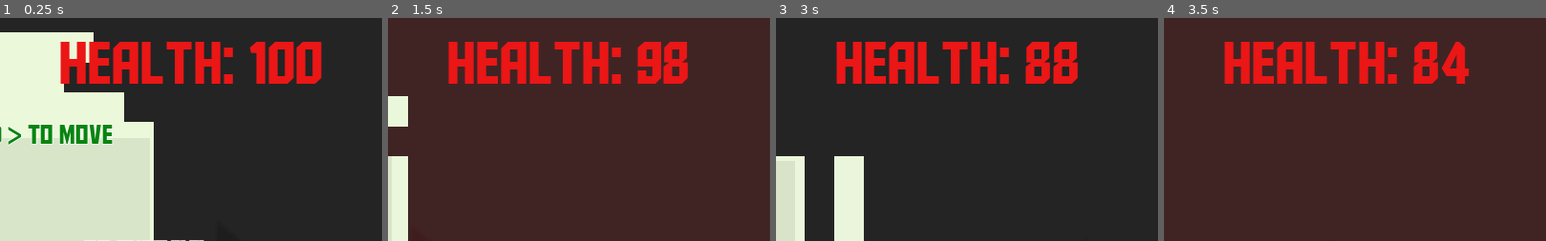
Above: before the commit, frames 1-4 (left to right).
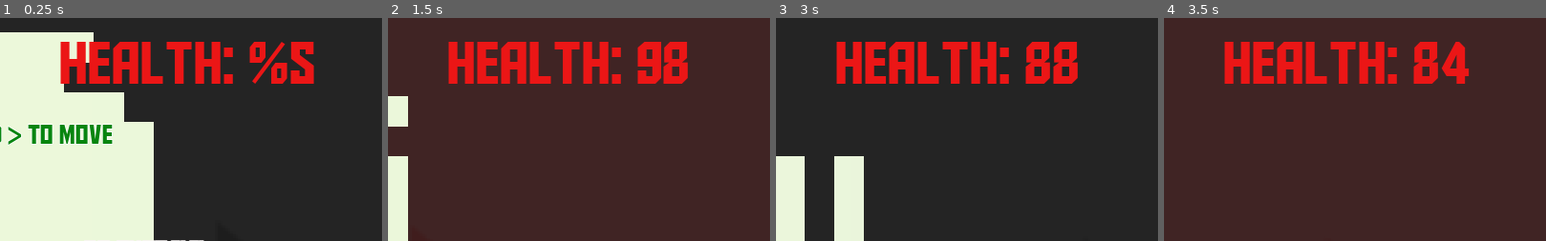
Above: after the commit, the same moments.

Repository: glitchcore/comfort
Game: Godot game, scene res://Scenes/BaseLevel.tscn
Two runs of this game, one before a commit and one after it. Both use one fixed random seed, a clock stepped at 60 frames per second and the inputs below.
Inputs:
- Up to frame 1 (0.25 s): no input
- Up to frame 2 (1.5 s): tap Space (jump) at 0.5, 0.77, 1.25 s; hold Right (ui_right) from 0.53 s (still down)
- Up to frame 3 (3 s): tap Space (jump) at 1.52, 2, 2.75 s; release Right (ui_right) at 2.03 s; hold Left (ui_left) 2.03-2.78 s; hold Right (ui_right) from 2.78 s (still down)
- Up to frame 4 (3.5 s): keep holding Right (ui_right); tap Space (jump) at 3.02 s
The pictures show only the part of the screen within x 50-100%, y 0-50%; the shares and areas given below are measured in that part.

The runs differ from the first frame. In frame 1, 2.1% of the frame differs, in the area x 65-85%, y 10-30%; in frame 2, less than 0.1%; in frame 3, less than 0.1%; in frame 4, nothing differs.

Commit message:
Grand Refactor

Diff:
--- a/Actors/Enemy.gd
+++ b/Actors/Enemy.gd
@@ -1,47 +1,44 @@
 extends KinematicBody2D
+
+signal enemy_collide
 
 const ENEMY_WALLS = 3 # from 2D physics settings
 
-const DAMAGE_LEVEL = 50
-onready var player_data = get_node("/root/BaseLevel/PlayerData")
+onready var store = get_node("/root/BaseLevel/Store")
 onready var player = get_node("/root/BaseLevel/Player")
 
 export var speed = 500
 export var comfort_speed = 100
 var direction = 1
 export var gravity = 100
-var out_of_comfort = false
 
 func _ready() -> void:
-	player.connect("is_comfort", self, "_on_Player_is_comfort")
-	pass # Replace with function body.
+	store.connect("update_comfort", self, "_on_UpdateComfort")
+	var _r = connect("enemy_collide", store, "on_EnemyCollide")
 
 # Called every frame. 'delta' is the elapsed time since the previous frame.
 func _process(_delta: float) -> void:
 	if Time.get_ticks_msec() < 1000:
 		return
 
-	if out_of_comfort:
+	if not store.in_comfort_zone:
 		direction = (player.position - self.position).normalized().x
 	else:
 		if is_on_wall():
 			direction *= -1
 
 	var _velocity = move_and_slide(Vector2(
-		(speed if out_of_comfort else comfort_speed) * direction,
+		(comfort_speed if store.in_comfort_zone else speed) * direction,
 		gravity
 	), Vector2.UP)
 
 func _on_Area2D_body_entered(body: Node) -> void:
 	if body.name == "Player":
-		if out_of_comfort:
-			player_data.take_damage(DAMAGE_LEVEL)
+		emit_signal("enemy_collide")
 		queue_free()
 
-func _on_Player_is_comfort(value) -> void:
-	out_of_comfort = not value
-
-	if value:
+func _on_UpdateComfort(comfort):
+	if comfort:
 		self.z_index = 0
 		# set_collision_mask_bit(ENEMY_WALLS, true)
 	else:
--- a/Actors/MainCamera.gd
+++ b/Actors/MainCamera.gd
@@ -27,9 +27,6 @@
 func _on_ShakeTimer_timeout() -> void:
 	set_shake(false)
 
-func _on_Player_stomped() -> void:
-	set_shake(true)
-
 func set_shake(value):
 	shake = value
 	offset = Vector2.ZERO
--- a/Actors/Player.gd
+++ b/Actors/Player.gd
@@ -1,4 +1,6 @@
 extends KinematicBody2D
+
+signal update_comfort(value)
 
 var velocity = Vector2.ZERO
 export var speed = 1000
@@ -8,24 +10,22 @@
 export var jump_amount = 2000
 export var acceleration = 8000
 
-var player_alive = true
 var start_game = Vector2(241, -2397)
 
-onready var player_data = get_node("/root/BaseLevel/PlayerData")
-onready var space = get_node("/root/BaseLevel/Space")
+onready var store = get_node("/root/BaseLevel/Store")
 
 func _ready() -> void:
-	pass
+	store.connect("portal_to_game", self, "_on_PortalToGame")
+	store.connect("killed", self, "_on_Killed")
+	store.connect("update_comfort", self, "_on_Player_comfort")
+	var _r = connect("update_comfort", store, "_on_UpdateComfort")
 
 var slide_direction = Vector2(1, 0)
 var gravity_direction = Vector2(0, 1)
 
-signal stomped
-signal is_comfort(value)
-
 func calculate_ui_movement(delta: float):
 	var input = Input.get_axis("ui_left", "ui_right")
-	input *= comfort_speed if player_data.in_comfort_zone else speed
+	input *= comfort_speed if store.in_comfort_zone else speed
 
 	var slide_amount = 0
 	if abs(slide_direction.x) > abs(slide_direction.y):
@@ -48,9 +48,8 @@
 		if abs(gravity_direction.y) > 0:
 			velocity.y = 0
 
-
 func _physics_process(delta: float) -> void:
-	if not player_alive:
+	if not store.player_alive:
 		return
 
 	calculate_ui_movement(delta)
@@ -72,39 +71,26 @@
 	var dv = (prev_velocity - velocity).length()
 
 	if dv > gravity * delta * 2:
-		emit_signal("stomped")
+		$MainCamera.set_shake(true)
 
+func _on_Player_comfort(comfort):
+	if comfort:
+		$ComfortMusic.volume_db = 0
+		$NonComfortMusic.volume_db = -80
+	else:
+		$ComfortMusic.volume_db = -80
+		$NonComfortMusic.volume_db = 0
 
-func _on_Area2D_body_entered(_body: Node) -> void:
-	if not player_alive:
-		return
-	player_data.in_comfort_zone = false
-	$ComfortMusic.volume_db = -80
-	$NonComfortMusic.volume_db = 0
-	emit_signal("is_comfort", player_data.in_comfort_zone)
+func _on_Space_entered(_body: Node) -> void:
+	emit_signal("update_comfort", false)
 
-func _on_Area2D_body_exited(_body: Node) -> void:
-	if not player_alive:
-		return
+func _on_Space_exited(_body: Node) -> void:
+	emit_signal("update_comfort", true)
 
-	player_data.in_comfort_zone = true
-	$ComfortMusic.volume_db = 0
-	$NonComfortMusic.volume_db = -80
-	emit_signal("is_comfort", player_data.in_comfort_zone)
-
-
-func _on_StartArea_body_exited(_body: Node) -> void:
-	print("go out comfort")
-	#pass
-
-
-func _on_PlayerData_killed() -> void:
+func _on_Killed() -> void:
 	$ComfortMusic.volume_db = -80
 	$NonComfortMusic.volume_db = 10
-	player_alive = false
-	space.visible = false
 
-
-func _on_PortalToGame_body_entered(_body: Node) -> void:
-	print("AAAAAAAAAAAAAAAAA")
+func _on_PortalToGame() -> void:
+	print("player going to game")
 	position = start_game
--- a/Actors/Player.tscn
+++ b/Actors/Player.tscn
@@ -2,7 +2,7 @@
 
 [ext_resource path="res://Actors/Player.gd" type="Script" id=1]
 [ext_resource path="res://Actors/MainCamera.gd" type="Script" id=2]
-[ext_resource path="res://Autoload/PlayerData.tscn" type="PackedScene" id=3]
+[ext_resource path="res://Autoload/Store.tscn" type="PackedScene" id=3]
 [ext_resource path="res://Assets/audio/comfort.mp3" type="AudioStream" id=4]
 [ext_resource path="res://Assets/audio/noncomfort.mp3" type="AudioStream" id=5]
 [ext_resource path="res://Assets/svg_sources/player_simple.png" type="Texture" id=6]
@@ -166,7 +166,6 @@
 anims/RESET = SubResource( 6 )
 anims/player_walk = SubResource( 7 )
 
-[connection signal="stomped" from="." to="MainCamera" method="_on_Player_stomped"]
 [connection signal="timeout" from="MainCamera/ShakeTimer" to="MainCamera" method="_on_ShakeTimer_timeout"]
-[connection signal="body_entered" from="SpaceCollision" to="." method="_on_Area2D_body_entered"]
-[connection signal="body_exited" from="SpaceCollision" to="." method="_on_Area2D_body_exited"]
+[connection signal="body_entered" from="SpaceCollision" to="." method="_on_Space_entered"]
+[connection signal="body_exited" from="SpaceCollision" to="." method="_on_Space_exited"]
--- a/Actors/Space.gd
+++ b/Actors/Space.gd
@@ -1,6 +1,7 @@
 extends TileMap
 onready var detector = get_node("/root/BaseLevel/SpaceDetector")
 onready var space_wall = get_node("/root/BaseLevel/SpaceWall")
+onready var store = get_node("/root/BaseLevel/Store")
 
 const SIZE = [160, 100]
 const UPDATE_SIZE = 20
@@ -8,6 +9,17 @@
 
 var comfort_amount = 0
 var target_comfort_amount = 0
+
+func _ready() -> void:
+	randomize()
+	noise.period = 1
+	noise.seed = randi()
+
+	for x in range(SIZE[0]):
+		for y in range(SIZE[1]):
+			self.set_cell(x, -y, 0)
+
+	store.connect("killed", self, "_on_Killed")
 
 func create_state():
 	var res = []
@@ -77,15 +89,6 @@
 				space_wall.set_cell(x, -y, 0)
 				self.set_cell(x, -y, -1)
 
-func _ready() -> void:
-	randomize()
-	noise.period = 1
-	noise.seed = randi()
-
-	for x in range(SIZE[0]):
-		for y in range(SIZE[1]):
-			self.set_cell(x, -y, 0)
-
 var target_space_size = space_size
 const SPACE_STEP = 2
 const SPACE_MIN = 4
@@ -97,7 +100,7 @@
 	self.material.set_shader_param("time", Time.get_ticks_msec() / 1000.0)
 	comfort_amount = move_toward(
 		comfort_amount,
-		target_comfort_amount,
+		1.0 if store.in_comfort_zone else 0.0,
 		delta * 8
 	)
 	self.material.set_shader_param("comfort_amount", comfort_amount)
@@ -126,6 +129,5 @@
 
 	display_state(detector_position)
 
-
-func _on_Player_is_comfort(value) -> void:
-	target_comfort_amount = 1.0 if value else 0.0
+func _on_Killed():
+	self.visible = false
--- a/Actors/SpaceDetector.gd
+++ b/Actors/SpaceDetector.gd
@@ -3,12 +3,7 @@
 onready var player = get_node("/root/BaseLevel/Player")
 export var speed = 0.5
 
-# Called when the node enters the scene tree for the first time.
-func _ready() -> void:
-	pass # Replace with function body.
-
 # Called every frame. 'delta' is the elapsed time since the previous frame.
 func _process(delta: float) -> void:
 	var move_direction = (player.position - self.position)
-
 	var _velocity = move_and_collide(move_direction * speed * delta)
--- a/Autoload/PlayerData.gd
+++ b/Autoload/Store.gd
@@ -1,16 +1,17 @@
 extends Node
 
-#signal health_change
-
-signal damaged(by)
-signal killed()
+signal update_hp(value)
+signal update_comfort(value)
+signal killed
+signal portal_to_game
 
 const HP_MAX = 100
 const BAD_ZONE_DAMAGE = 2
 const GOOD_ZONE_DAMAGE = -1
+const ENEMY_DAMAGE_LEVEL = 50
 var hp = HP_MAX setget set_health
 var in_comfort_zone = true
-
+var player_alive = true
 
 func calculate_hp():
 	if in_comfort_zone:
@@ -21,31 +22,47 @@
 func reset() -> void:
 	hp = HP_MAX
 	in_comfort_zone = true
+	player_alive = true
 
 func _physics_process(_delta: float) -> void:
-	#calculate_hp(delta)
 	pass
 
 func set_health(value: float):
 	hp = value
-	#in_comfort_zone = true
-
 
 func take_damage(impact: int):
+	if not player_alive:
+		return
+
 	var damage = int(HP_MAX * impact / 100.0)
 	var prev_hp = hp
 	hp -= damage
 	hp = clamp(hp, 0, HP_MAX)
 
 	if prev_hp != hp:
-		# for damage animation
-		emit_signal("damaged")
-		pass
+		emit_signal("update_hp", hp)
 
 	if hp <= 0:
 		# for killed animation
 		emit_signal("killed")
-
+		player_alive = false
 
 func _on_Timer_timeout() -> void:
 	calculate_hp()
+
+func _on_UpdateComfort(comfort):
+	if not player_alive:
+		return
+
+	in_comfort_zone = comfort
+	emit_signal("update_comfort", comfort)
+
+func on_EnemyCollide():
+	if not in_comfort_zone:
+		take_damage(ENEMY_DAMAGE_LEVEL)
+
+func _on_PortalToGame_body_entered(_body) -> void:
+	emit_signal("portal_to_game")
+
+func _on_StartArea_body_exited(_body) -> void:
+	pass # Replace with function body.
--- a/Autoload/PlayerData.tscn
+++ b/Autoload/Store.tscn
@@ -1,8 +1,8 @@
 [gd_scene load_steps=2 format=2]
 
-[ext_resource path="res://Autoload/PlayerData.gd" type="Script" id=1]
+[ext_resource path="res://Autoload/Store.gd" type="Script" id=1]
 
-[node name="PlayerData" type="Node"]
+[node name="Store" type="Node"]
 script = ExtResource( 1 )
 
 [node name="Timer" type="Timer" parent="."]
--- a/Scenes/BaseLevel.tscn
+++ b/Scenes/BaseLevel.tscn
@@ -6,7 +6,7 @@
 [ext_resource path="res://Actors/Space.tscn" type="PackedScene" id=5]
 [ext_resource path="res://UserInterface/GameData.tscn" type="PackedScene" id=6]
 [ext_resource path="res://Actors/Enemy.tscn" type="PackedScene" id=7]
-[ext_resource path="res://Autoload/PlayerData.tscn" type="PackedScene" id=8]
+[ext_resource path="res://Autoload/Store.tscn" type="PackedScene" id=8]
 [ext_resource path="res://Assets/BaseTilemap.tres" type="TileSet" id=9]
 [ext_resource path="res://Assets/ground2.png" type="Texture" id=10]
 [ext_resource path="res://Scenes/Portal2D.tscn" type="PackedScene" id=11]
@@ -83,6 +83,8 @@
 
 [node name="BaseLevel" type="Node2D"]
 
+[node name="Store" parent="." instance=ExtResource( 8 )]
+
 [node name="ui" type="CanvasLayer" parent="."]
 
 [node name="Control" parent="ui" instance=ExtResource( 12 )]
@@ -225,6 +227,7 @@
 position = Vector2( -5, 8 )
 
 [node name="SpaceWall" type="TileMap" parent="."]
+visible = false
 modulate = Color( 1, 1, 1, 0.298039 )
 position = Vector2( -132.75, -946 )
 tile_set = ExtResource( 9 )
@@ -232,8 +235,6 @@
 collision_layer = 8
 collision_mask = 0
 format = 1
-
-[node name="PlayerData" parent="." instance=ExtResource( 8 )]
 
 [node name="EnemyWalls" type="TileMap" parent="."]
 modulate = Color( 1, 0, 0, 1 )
@@ -246,6 +247,7 @@
 tile_data = PoolIntArray( -5570553, 0, 0, -5570487, 0, 0, -5504916, 0, 0, -4849617, 0, 0, -4587395, 0, 0, -3604451, 0,  …(239 unchanged characters)…
 
 [node name="SpaceDetector" parent="." instance=ExtResource( 3 )]
+visible = false
 modulate = Color( 0.423529, 0.109804, 0.109804, 1 )
 position = Vector2( 507, -1409 )
 
@@ -438,8 +440,5 @@
 custom_fonts/font = SubResource( 8 )
 text = "ENEMIES!"
 
-[connection signal="is_comfort" from="Player" to="Space" method="_on_Player_is_comfort"]
-[connection signal="damaged" from="PlayerData" to="ui/GameData" method="update_interface"]
-[connection signal="killed" from="PlayerData" to="Player" method="_on_PlayerData_killed"]
-[connection signal="body_entered" from="PortalToGame" to="Player" method="_on_PortalToGame_body_entered"]
-[connection signal="body_exited" from="GameAreas/StartArea" to="Player" method="_on_StartArea_body_exited"]
+[connection signal="body_entered" from="PortalToGame" to="Store" method="_on_PortalToGame_body_entered"]
+[connection signal="body_exited" from="GameAreas/StartArea" to="Store" method="_on_StartArea_body_exited"]
--- a/UserInterface/GameData.gd
+++ b/UserInterface/GameData.gd
@@ -1,14 +1,12 @@
 extends Control
 
-onready var player_data = get_node("/root/BaseLevel/PlayerData")
+onready var store = get_node("/root/BaseLevel/Store")
 
-# Called when the node enters the scene tree for the first time.
 func _ready() -> void:
-# PlayerData.connect("damaged", self, "update_interface")
-	update_interface()
+	store.connect("update_hp", self, "update_hp")
 
-func update_interface():
-	if player_data.hp > 0:
-		$Health.text = "Health: %s" % player_data.hp
+func update_hp(hp):
+	if hp > 0:
+		$Health.text = "Health: %s" % hp
 	else:
 		$Health.text = "You died"
--- a/project.godot
+++ b/project.godot
@@ -16,7 +16,7 @@
 
 [autoload]
 
-PlayerData="*res://Autoload/PlayerData.tscn"
+PlayerData="*res://Autoload/Store.tscn"
 
 [display]
 
